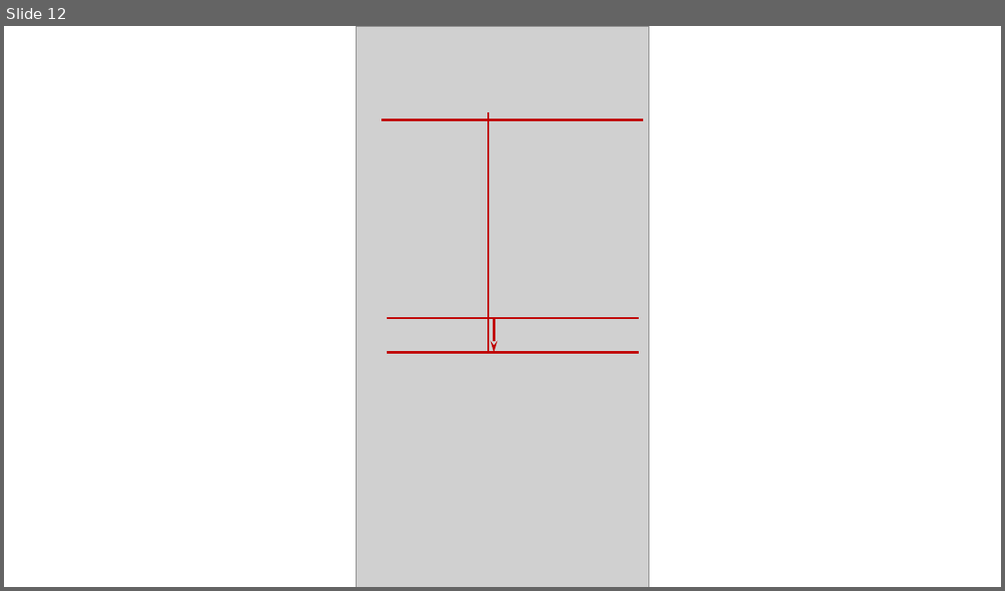
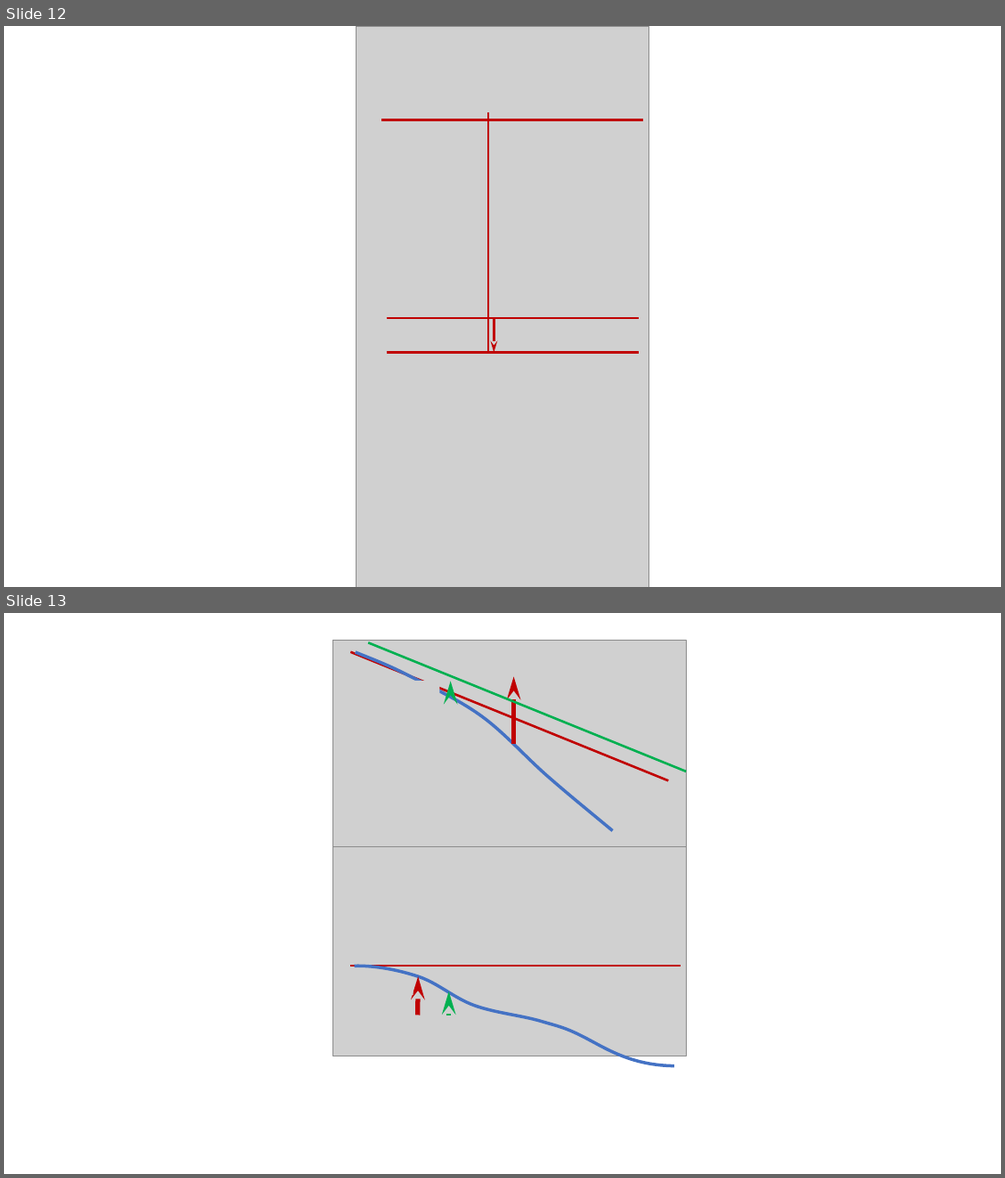
Before and after one commit to xpessoles/Sujets_Concours, a slide deck: 2009/CCMP_PSI_SI_Roburoc/images/Figures.pptx. Shown one above the other, each under a label of ours: slide 12 before the commit, slides 12 and 13 after it. The pictures are 1005x591 and 1005x1178 pixels, drawn with LibreOffice and Linux fonts; fonts in the diff are those of the drawing; grey boxes stand for pictures. Boxes give left, top, right and bottom in pixels: in the first picture for what was removed or moved away, otherwise in the second. Text is boxed around its words. In the diff, an @@ line names an element or a change of style, - is before the commit and + after.

```diff
--- a/2009/CCMP_PSI_SI_Roburoc/images/Figures.pptx
+++ b/2009/CCMP_PSI_SI_Roburoc/images/Figures.pptx
@@ slide 13 added at <box>4,613,1001,1174</box>, background #FFFFFF @@
@@ picture added at <box>333,640,686,847</box> @@
@@ line added from (350, 652) to (668, 780), #C00000 2.25 pt @@
@@ freeform shape added at <box>356,652,613,831</box>, outline #4472C4 3 pt @@
@@ line added from (368, 643) to (686, 771), #00B050 2.25 pt @@
@@ picture added at <box>404,681,440,698</box> @@
@@ arrow added from (451, 695) to (451, 681), #00B050 4.5 pt @@
@@ arrow added from (514, 744) to (514, 676), #C00000 4.5 pt @@
@@ picture added at <box>333,846,686,1055</box> @@
@@ line added from (350, 965) to (680, 965), #C00000 2.25 pt @@
@@ freeform shape added at <box>355,966,675,1066</box>, outline #4472C4 3 pt @@
@@ picture added at <box>388,977,413,995</box> @@
@@ arrow added from (418, 1015) to (418, 976), #C00000 4.5 pt @@
@@ picture added at <box>451,973,475,990</box> @@
@@ arrow added from (449, 1016) to (449, 991), #00B050 4.5 pt @@
```
Also in this commit, not shown: 1 other file.
